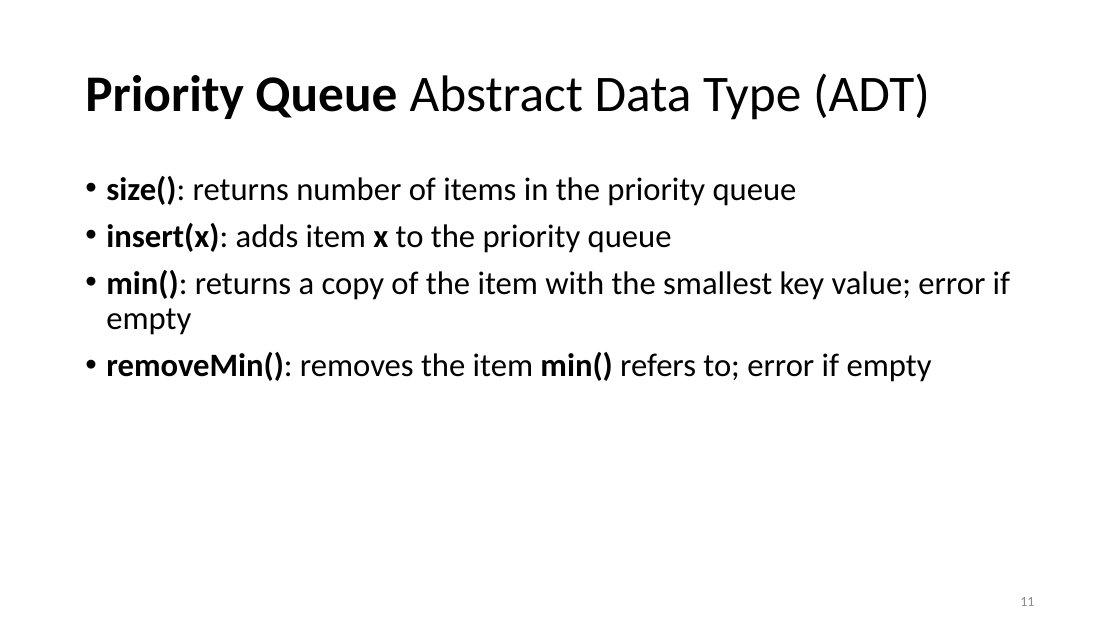
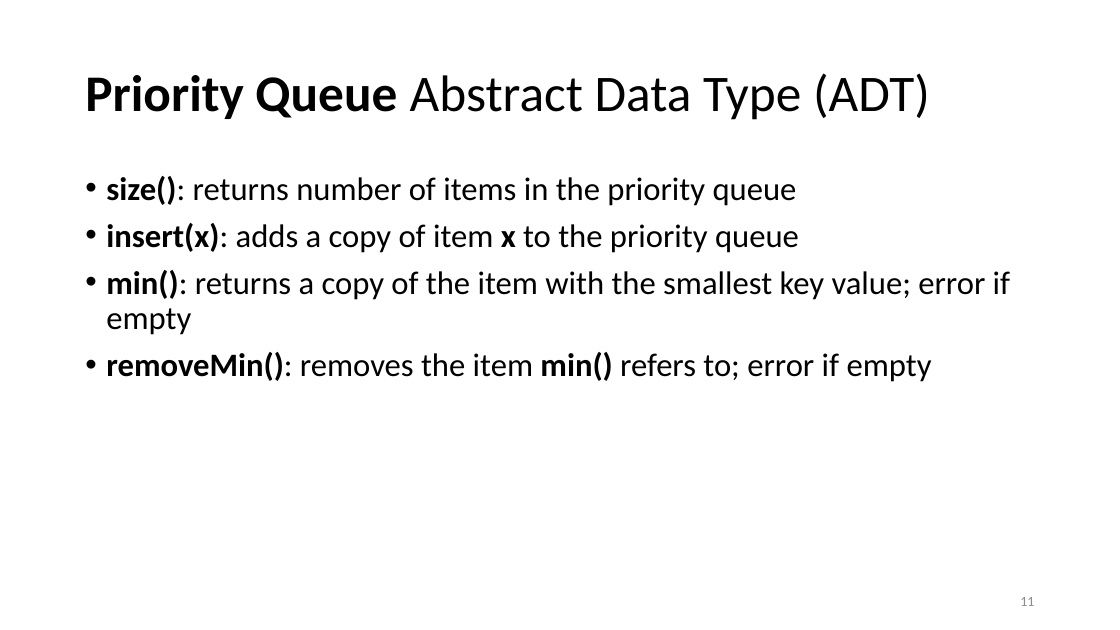
Before and after one commit to tjd1234/cmpt225fall2023, a slide deck: slide 11 of lecture_notes/week7/week7_priority_queues.pptx. Drawn at 1120x630 pixels with LibreOffice and Linux fonts; fonts in the diff are those of the drawing. Boxes give left, top, right and bottom in pixels: in the first picture for what was removed or moved away, otherwise in the second. Text is boxed around its words. In the diff, an @@ line names an element or a change of style, - is before the commit and + after.

```diff
--- a/lecture_notes/week7/week7_priority_queues.pptx
+++ b/lecture_notes/week7/week7_priority_queues.pptx
@@ text at (106, 223, 799, 253): text changed @@
-• insert(x): adds item x to the priority queue
+• insert(x): adds a copy of item x to the priority queue
```
Also in this commit, not shown: 14 other slides changed, 1 other file.
